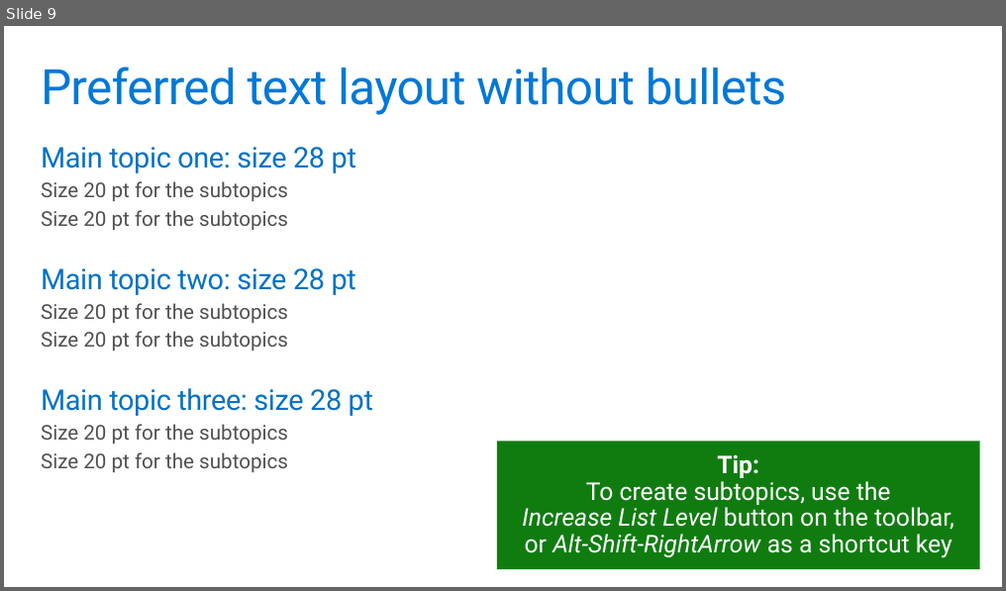
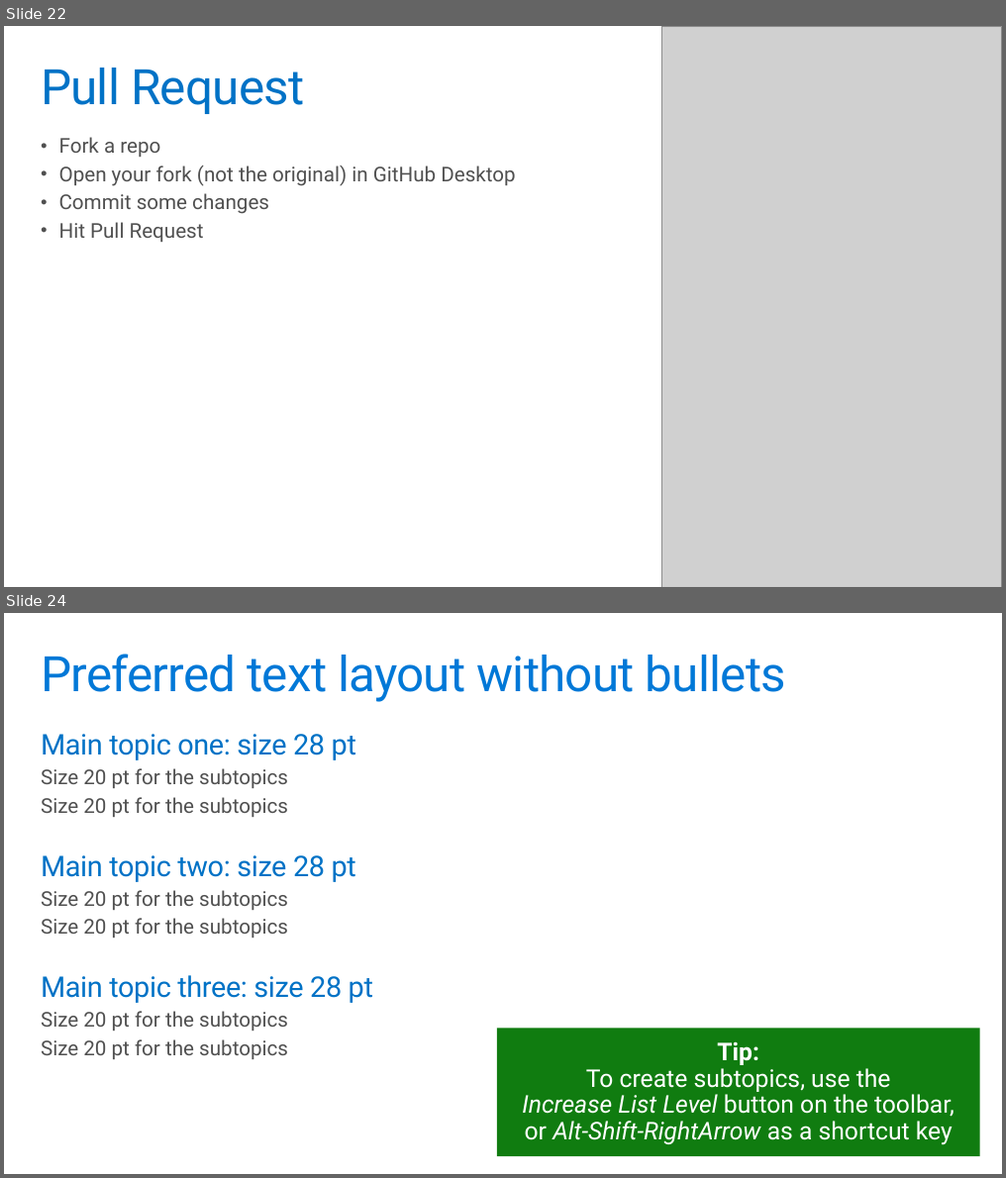
Before and after one commit to codefoster/gh-ms-mva, a slide deck: slides/m3.pptx. Shown one above the other, each under a label of ours: slide 9 before the commit, slides 22 and 24 after it; the slides between them are not shown. The pictures are 1006x591 and 1006x1178 pixels, drawn with LibreOffice and Linux fonts; fonts in the diff are those of the drawing; grey boxes stand for pictures. Boxes give left, top, right and bottom in pixels: in the first picture for what was removed or moved away, otherwise in the second. Text is boxed around its words. In the diff, an @@ line names an element or a change of style, - is before the commit and + after.

```diff
--- a/slides/m3.pptx
+++ b/slides/m3.pptx
@@ slide 22 added at <box>4,26,1002,587</box>, background #FFFFFF @@
@@ picture added at <box>662,26,1001,587</box> @@
@@ title added at <box>41,68,304,114</box>, 48 pt, text #0072C6 @@
+Pull Request
@@ text added at <box>59,137,515,242</box>, 20 pt, text #505050 @@
+• Fork a repo
+• Open your fork (not the original) in GitHub Desktop
+• Commit some changes
+• Hit Pull Request
@@ what was slide 9 is now slide 24 @@
```
Also in this commit, not shown: 7 slides changed, 14 other slides added.
